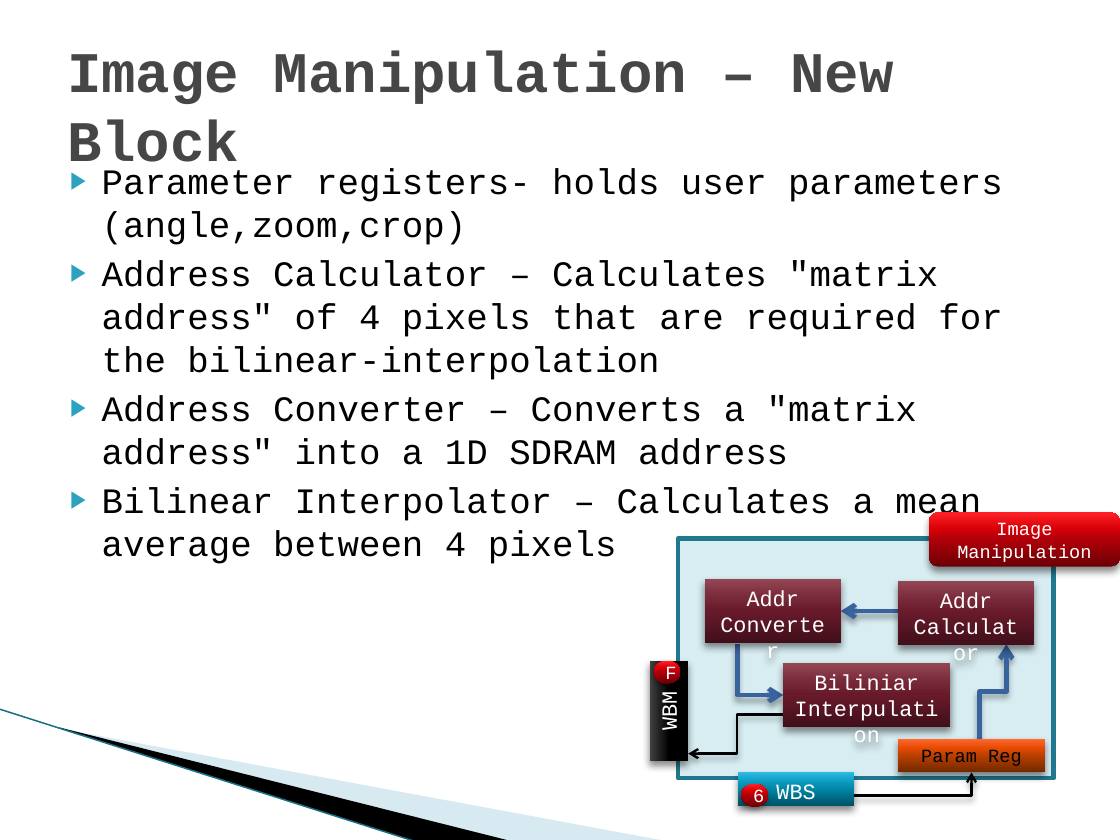
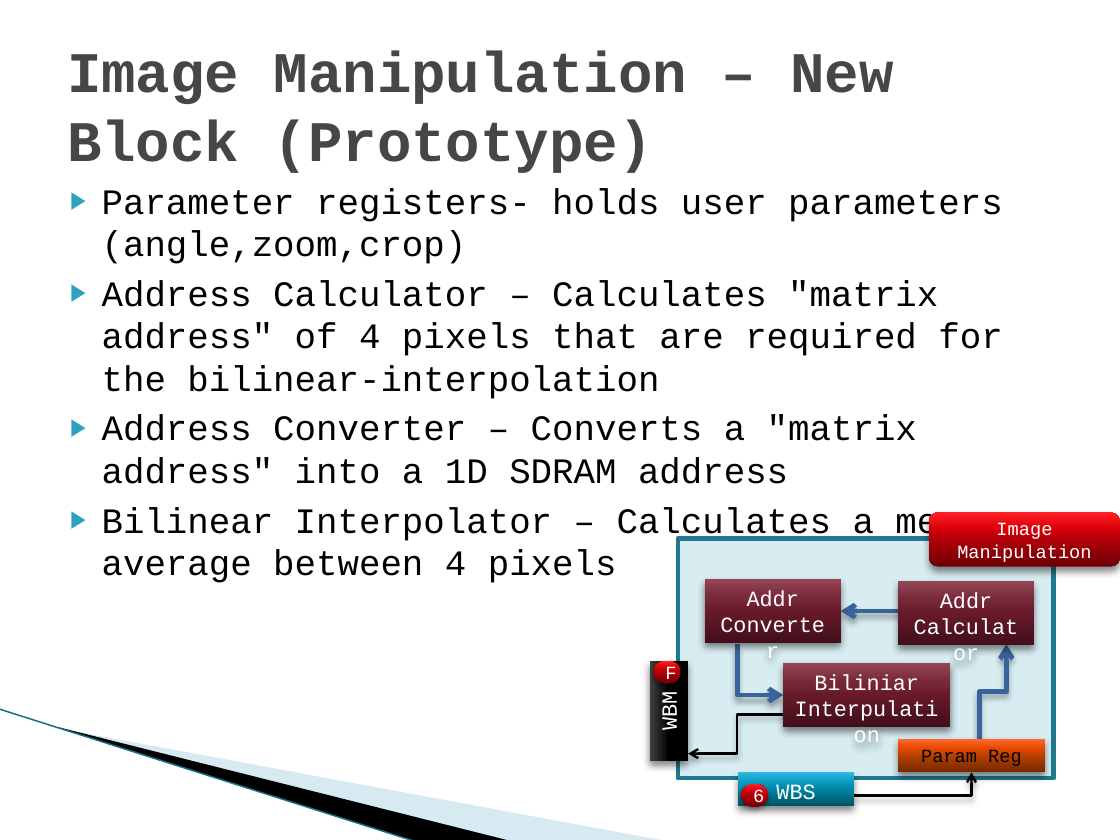
Before and after one commit to shizzz88/image-rotation-technion-ee, a slide deck: slide 12 of Presentation/Mid_Presentation.pptx (slide 8 before the commit). Drawn at 1120x840 pixels with LibreOffice and Linux fonts; fonts in the diff are those of the drawing; background and template pictures are left out. Boxes give left, top, right and bottom in pixels: in the first picture for what was removed or moved away, otherwise in the second. Text is boxed around its words. In the diff, an @@ line names an element or a change of style, - is before the commit and + after.

```diff
--- a/Presentation/Mid_Presentation.pptx
+++ b/Presentation/Mid_Presentation.pptx
@@ title at (67,50,893,173): text changed @@
-Image Manipulation – New Block
+Image Manipulation – New Block (Prototype)
@@ text "Parameter registers- holds user parameters ...": place and size @@
-text "Parameter registers- holds user parameters ..." at (102,169,1003,564)
+text "Parameter registers- holds user parameters ..." at (102,188,1003,583)
```
Also in this commit, not shown: 8 other slides changed, 6 slides added.
